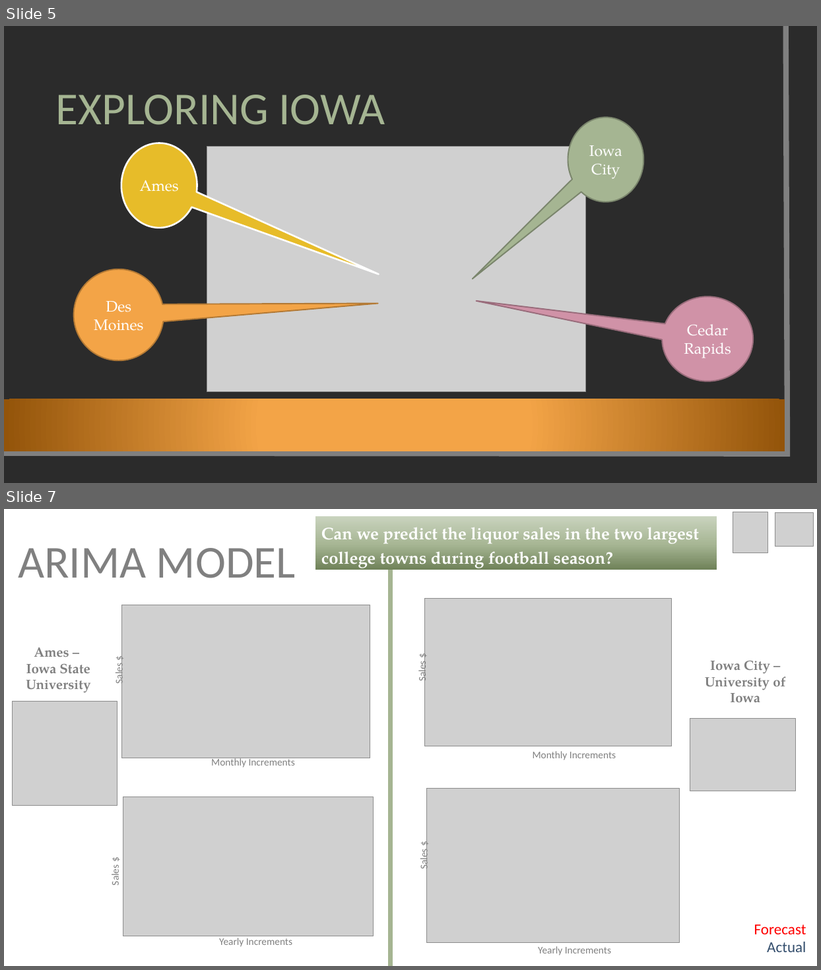
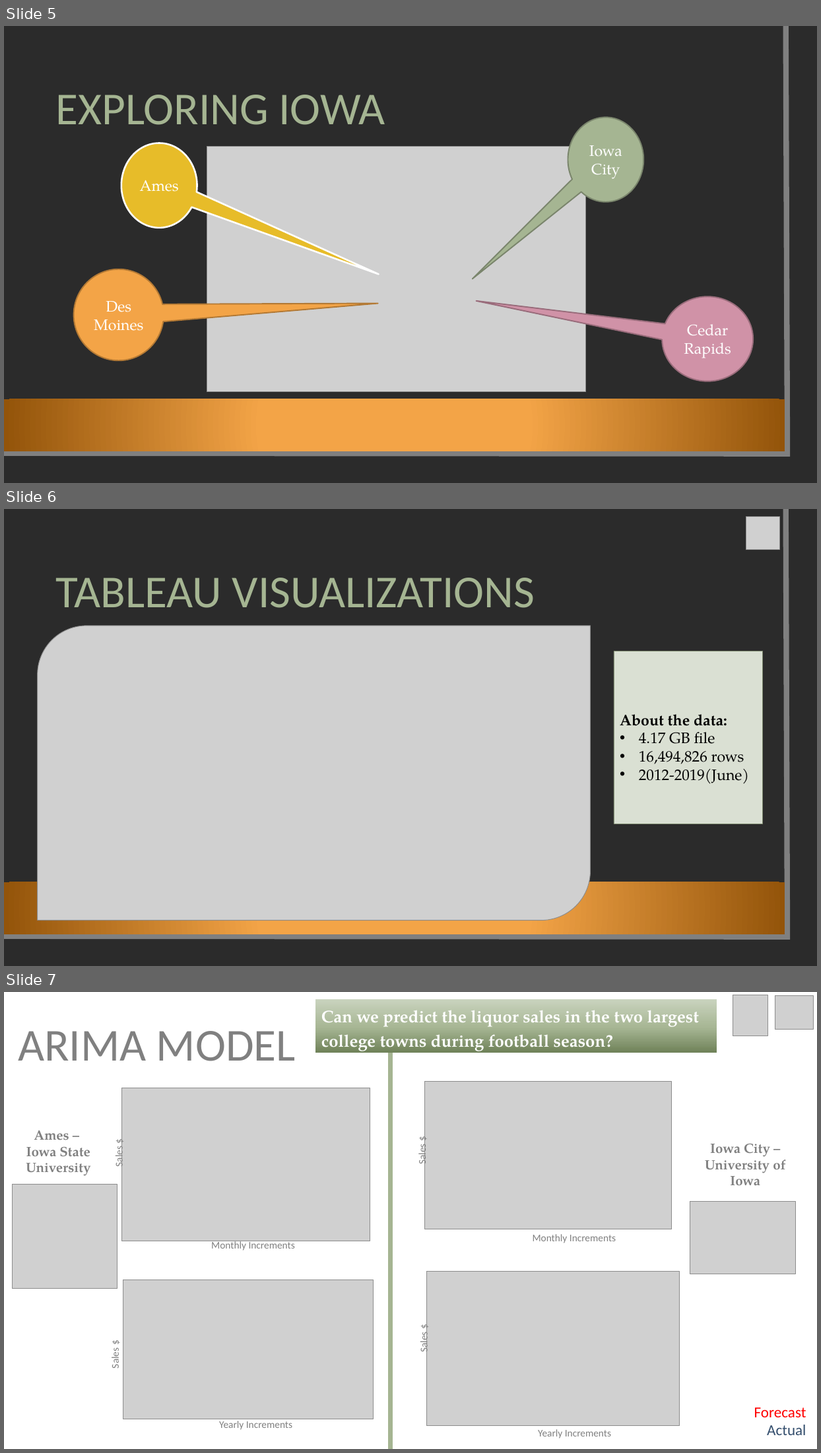
Before and after one commit to loriepeach1/project3_iowa, a slide deck: other/presentation.pptx. Shown one above the other, each under a label of ours: slides 5 and 7 before the commit, slides 5, 6 and 7 after it; the slides between them are not shown. The pictures are 821x970 and 821x1453 pixels, drawn with LibreOffice and Linux fonts; fonts in the diff are those of the drawing; grey boxes stand for pictures; background and template pictures are left out; a plain dark background stands for a picture behind light text. Boxes give left, top, right and bottom in pixels: in the first picture for what was removed or moved away, otherwise in the second. Text is boxed around its words. In the diff, an @@ line names an element or a change of style, - is before the commit and + after.

```diff
--- a/other/presentation.pptx
+++ b/other/presentation.pptx
@@ slide 6 added at (x1=4, y1=509, x2=817, y2=966), background picture (left out); not listed: 3 template elements that a slide beside it also shows @@
@@ picture added at (x1=746, y1=516, x2=780, y2=549) @@
@@ title added at (x1=56, y1=578, x2=535, y2=608), 54 pt, text #A5B592 @@
+TABLEAU VISUALIZATIONS
@@ picture added at (x1=38, y1=626, x2=591, y2=921) @@
@@ rectangle added at (x1=614, y1=652, x2=763, y2=824), fill #DAE1D4, outline #849175 0.75 pt, 18 pt, text #000000 @@
+About the data:
+• 4.17 GB file
+• 16,494,826 rows
+• 2012-2019(June)
```
Also in this commit, not shown: 4 slides changed, 4 other slides added, 1 slide removed, 1 other file.
